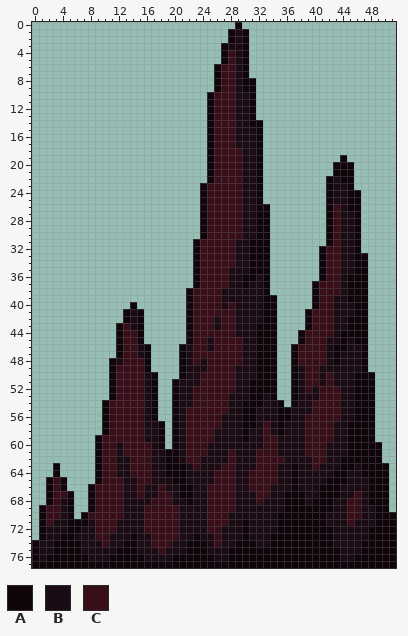
Sprite sheet: Assets/Art/Traps/stalagmites/stalagmite3.png. The picture above is the old version.
The file is 52x78 pixels. Colours within 5 levels of each other are drawn and written as one.
Palette (. is transparent): A #0f050b  B #1b0b15  C #380e18
Pixels before, first column x 0:
 0 .............................A......................
 1 ............................ABA.....................
 2 ............................ABA.....................
 3 ...........................ABBA.....................
 4 ...........................ACBA.....................
 5 ...........................ACBA.....................
 6 ..........................ACCBA.....................
 7 ..........................ACCBA.....................
 8 ..........................ACCBAA....................
 9 ..........................ACCBAA....................
10 .........................ACCCBBA....................
11 .........................ACCCBBA....................
12 .........................ACCCBBA....................
13 .........................ACCCBBA....................
14 .........................ACCCBBAA...................
15 .........................ACCCBBBA...................
16 .........................ACCCBBBA...................
17 .........................ACCCBBBA...................
18 .........................ACCCCBBA...................
19 .........................ACCCCBBA...........A.......
20 .........................ACCCCBBA..........AAA......
21 .........................ACCCCBBA..........AAA......
22 .........................ACCCCBBA.........ABAA......
23 ........................ACCCCCBBA.........ABBA......
24 ........................ACCCCCBBA.........ABBAA.....
25 ........................ACCCCCBBA.........ABBAA.....
26 ........................ACCCCCBBAA........ACBAA.....
27 ........................ACCCCCBBAA........ACBBA.....
28 ........................ACCCCCBBAA........ACBBA.....
29 ........................ACCCCCBBAA........ACBBA.....
30 ........................ACCCCCBBAA........ACBBA.....
31 .......................ACCCCCBBAAA........ACBBA.....
32 .......................ACCCCCBBAAA.......ACCBBA.....
33 .......................ACCCCCBBAAA.......ACCBBAA....
34 .......................ACCCCCBBAAA.......ACCBBAA....
35 .......................ACCCCBBBAAA.......ACCBBAA....
36 .......................ACCCCBBAABA.......ACCBAAA....
37 .......................ACCCCBBABBA......ACCCBAAA....
38 ......................ACCCCBBBBBBA......ACCCBAAA....
39 ......................ACCCCBBBBBBAA.....ACCBBAAA....
40 ..............A.......ACCCCBCBBBBAA.....ACCBBBAA....
41 .............ABA......ACCCCCCBBBBAA....ACCCBBBAA....
42 .............ABA......ACCCBCCBBBBAA....ACCCBBAAA....
43 ............ACBA......ACCCBCCBBBAAA....ACCCBBAAA....
44 ............ACCA......ACCCCCCBBBAAA...ACCCCBAAAA....
45 ............ACCA......ACCBCCCCBBAAA...ACCCBBABAA....
46 ............ACCBA....ABCCBCCCCBBAAA..ACCCCBAABBA....
47 ............ACCBA....ABCCCCCCCBBAAA..ACCCCBABBBA....
48 ...........ABCCCA....ABCBCCCCCBBAAA..ACCCCBABBBA....
49 ...........ACCCCA....ABBBCCCCBBBAAA..ABCCBBBBBBA....
50 ...........ACCCCBA...ABBCCCCCBBBAAA..ABCCBCBBBAAA...
51 ...........ACCCCBA..ABBBCCCCCBBAAAA..ABCCBCBBBAAA...
52 ...........ACCCCBA..ABBCCCCCCBBAAAA..ABCBCCCBBAAA...
53 ...........ACCCCBA..ABBCCCCCBBBAABA..ABBBCCCBBAAA...
54 ..........ACCCCCBA..ABBCCCCCBBAAABBA.ABBCCCCBBAAA...
55 ..........ACCCCCBA..ABCCCCCCBBAABBBAABBBCCCCBBAAA...
56 ..........ACCCCCBA..ABCCCCCBBBAABBBAABBCCCCCBBAAA...
57 ..........ACCCCCBBA.ABCCCCCBBBAABCBABBBCCCCBBAAAA...
58 ..........ACCCCCBBA.ABCCCCBBBBABBCBABBBCCCCBBAAAA...
59 .........ACCCCCCBBA.ABCCCCBBBBABBCCBBBBCCCCBBAAAA...
60 .........ACCBCCCCBA.ABCCCBBBBBBBBCCBBBBCCCBBBAAAAA..
61 .........ACCBCCCCBBAABCCCBBBCBBBCCCBBBBCCCBBBAAAAA..
62 .........ACCBBCCCBBAABCCBBBBCBBBCCCCBBBBCCBBAAAAAA..
63 ...A.....ACCBBCCCBBAAABCBBBCCBBBCCCBBABBCBBBAABAAAA.
64 ...A.....ACCBBCCCBBAAABBBBCCCBBCCCCBBABBBBBAABBAAAA.
65 ..ACA....ACCCBBCCBBBAABBBBCCCBBCCCCBBABBBBAAABBBAAA.
66 ..ACA...ACCCCBBCBBCBBAABBCCCCBBCCCBBBABBBAAABBBBAAA.
67 ..ACCA..ACCCCBBCBBCCBAABBCCCCBBBCCBBAAABBAAABBCBAAA.
68 ..ACBA..ACCCCBBBBCCCBBABBCCCCBBBCBBBAAABAAABBCCBAAA.
69 .ACCBA..ACCCCBBBCCCCCBBBBCCCCBBBBBBBAAAAAAABBCCBBAA.
70 .ACCBA.ACCCCCBBBCCCCCBBBBCCCBBBBBBBAAAAAAABBBCCBBAAA
71 .ACBBAAABCCCBBBBCCCCCBBBBCCCBBABBBBAAAAAAABBBCBBBAAA
72 .ABBBAABBCCCBBBBCCCCCBBBBCCBBBABBBBAAAAAAAABBBBBAAAA
73 .ABBAABBBCCBBBABBCCCCBBABBCBBBABBBAAAAAAAAABBBBBAAAA
74 ABBAAAABBBCBBAABBCCCBBAAABCBBAAABBAAAAAAAAABBBBAAAAA
75 ABBAAAABBBBBAAABBBCBBBAAABBBAAAAAAAAAAAAAAAABBBAAAAA
76 ABAAAAAABBBAAAAABBBBAAAAAABBAAAAAAAAAAAAAAAABBAAAAAA
77 AAAAAAAAAAAAAAAAAAAAAAAAAAAAAAAAAAAAAAAAAAAAAAAAAAAA
Once edited:
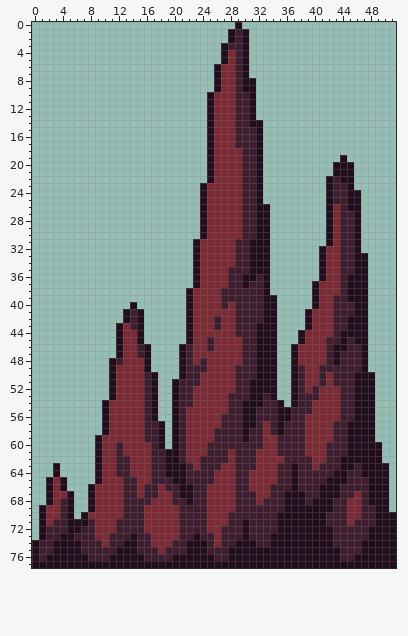
Diff:
Colour A changes from #0f050b to #220d1c.
Colour B changes from #1b0b15 to #3e1d2e.
Colour C changes from #380e18 to #7b2a36.
Where, in picture pixels (left, top, right, bottom), the same in both pictures:
changed: (32, 22, 396, 568)
